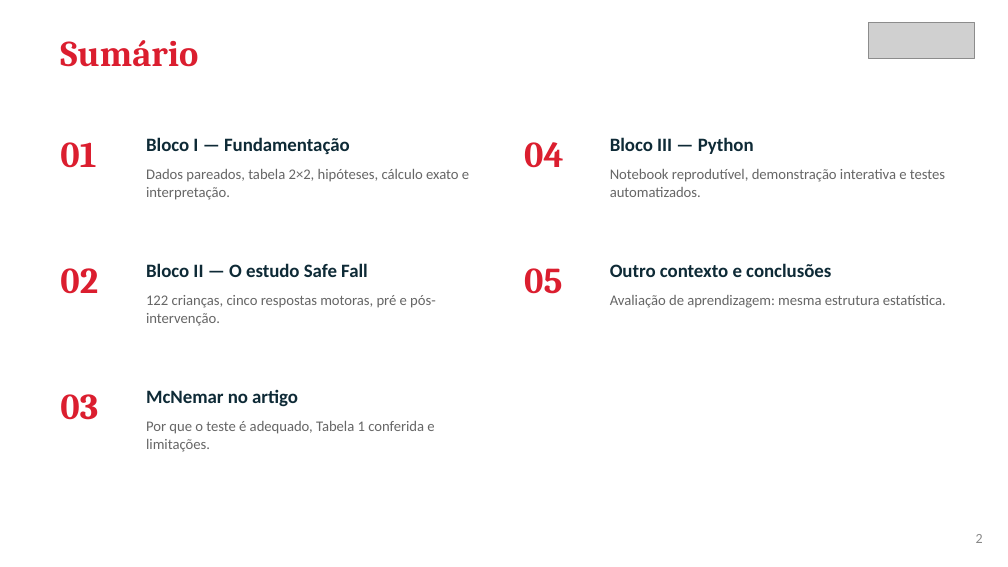
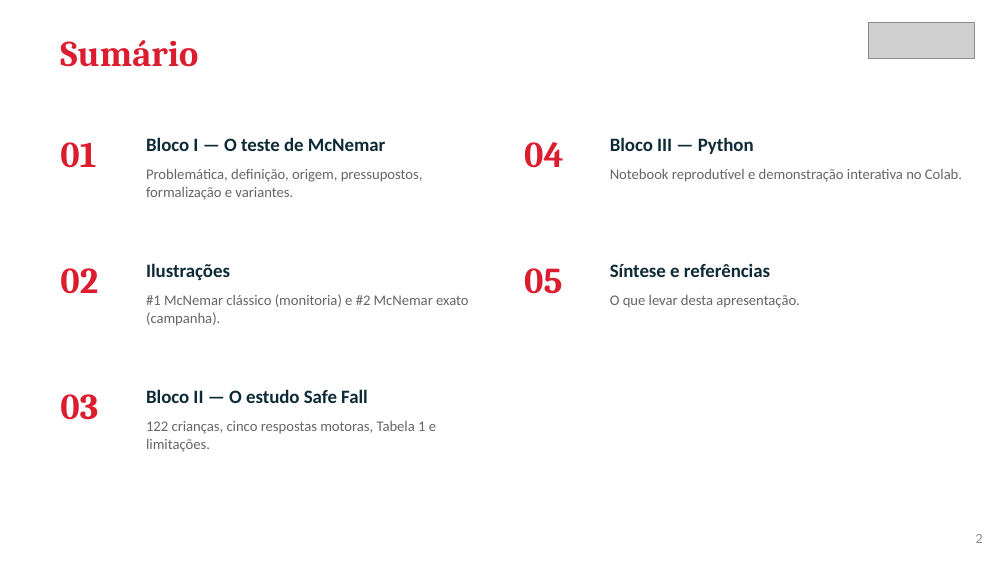
Before and after one commit to RodrigoSantosB/mcnemar-safe-fall, a slide deck: slide 2 of slides/apresentacao_mcnemar_safe_fall.pptx. Drawn at 1008x567 pixels with LibreOffice and Linux fonts; fonts in the diff are those of the drawing; grey boxes stand for pictures. Boxes give left, top, right and bottom in pixels: in the first picture for what was removed or moved away, otherwise in the second. Text is boxed around its words. In the diff, an @@ line names an element or a change of style, - is before the commit and + after.

```diff
--- a/slides/apresentacao_mcnemar_safe_fall.pptx
+++ b/slides/apresentacao_mcnemar_safe_fall.pptx
@@ text at [146,137,385,151]: text changed @@
-Bloco I — Fundamentação
+Bloco I — O teste de McNemar
@@ text at [146,169,423,200]: text changed @@
-Dados pareados, tabela 2×2, hipóteses, cálculo exato e interpretação.
+Problemática, definição, origem, pressupostos, formalização e variantes.
@@ text at [610,169,962,182]: text changed @@
-Notebook reprodutível, demonstração interativa e testes automatizados.
+Notebook reprodutível e demonstração interativa no Colab.
@@ text at [146,263,230,280]: text changed @@
-Bloco II — O estudo Safe Fall
+Ilustrações
@@ text at [610,264,770,277]: text changed @@
-Outro contexto e conclusões
+Síntese e referências
@@ text at [146,294,468,326]: text changed @@
-122 crianças, cinco respostas motoras, pré e pós-intervenção.
+#1 McNemar clássico (monitoria) e #2 McNemar exato (campanha).
@@ text at [610,295,800,308]: text changed @@
-Avaliação de aprendizagem: mesma estrutura estatística.
+O que levar desta apresentação.
@@ text at [146,389,368,403]: text changed @@
-McNemar no artigo
+Bloco II — O estudo Safe Fall
@@ text at [146,421,436,452]: text changed @@
-Por que o teste é adequado, Tabela 1 conferida e limitações.
+122 crianças, cinco respostas motoras, Tabela 1 e limitações.
```
Also in this commit, not shown: 15 other slides changed, 14 slides added, 9 slides removed, 49 other files.
